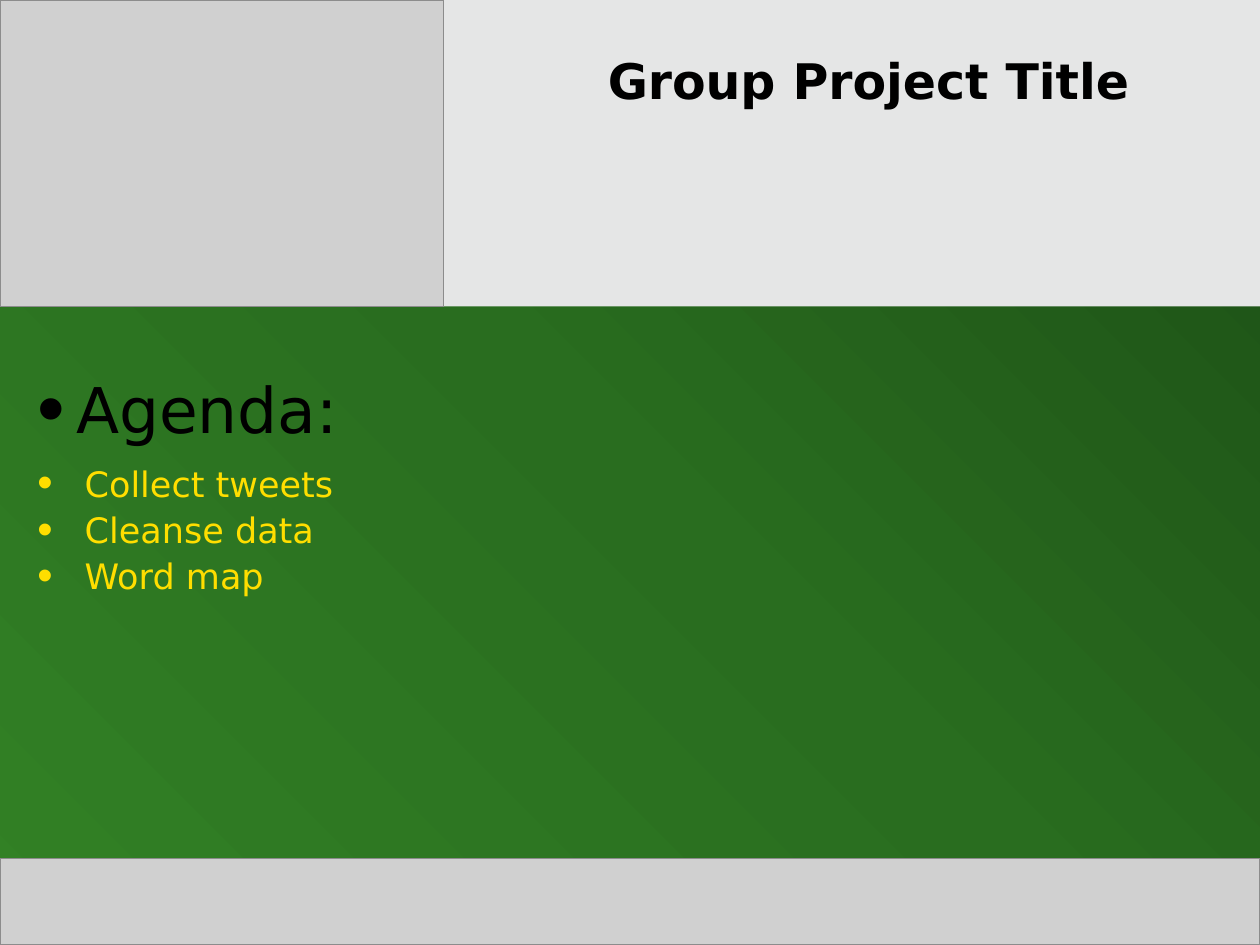
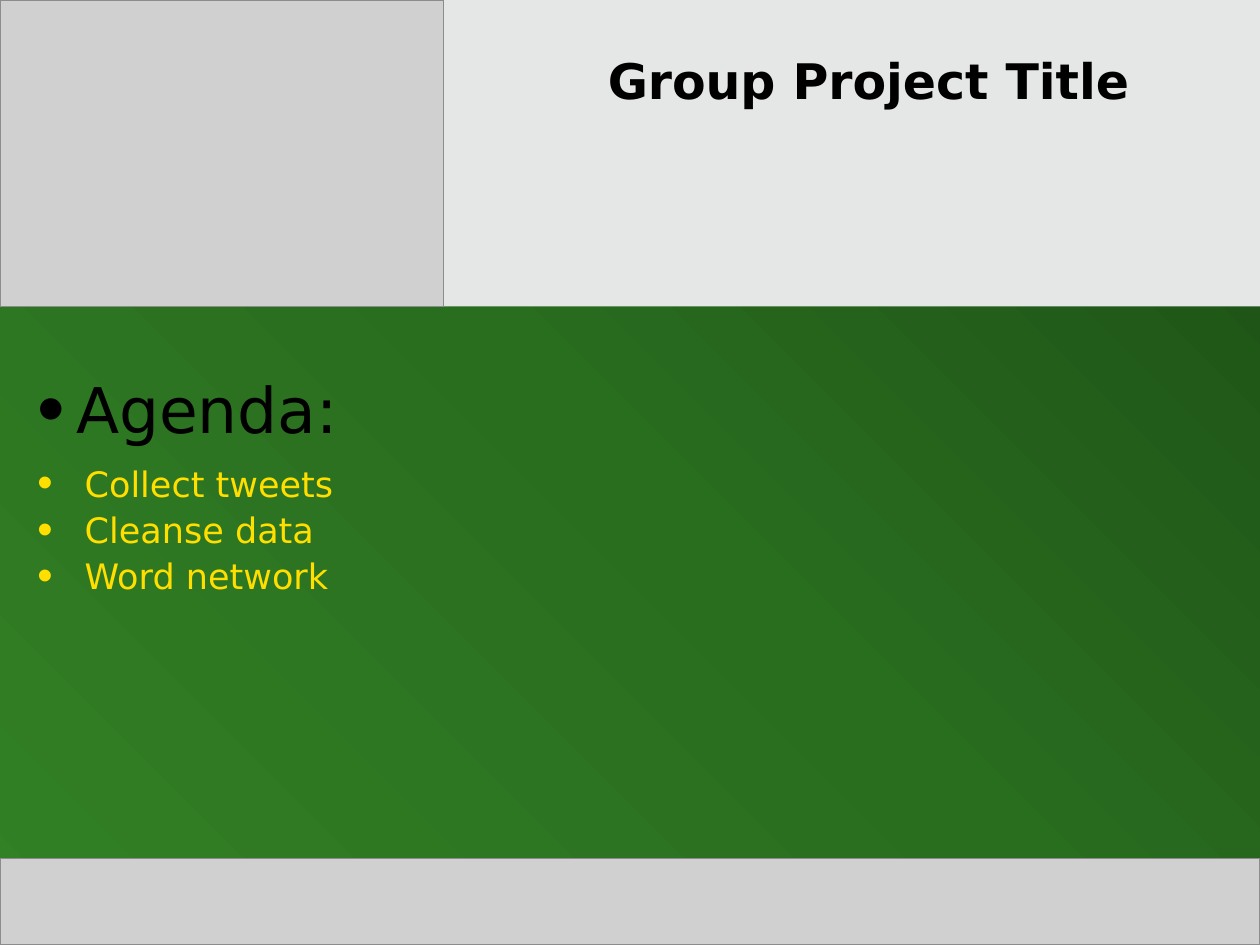
Before and after one commit to MSCI-6060-RTweet-Project/Main, a slide deck: slide 1 of Group Project Presentation.pptx. Drawn at 1260x945 pixels with LibreOffice and Linux fonts; fonts in the diff are those of the drawing; grey boxes stand for pictures; background and template pictures are left out. Boxes give left, top, right and bottom in pixels: in the first picture for what was removed or moved away, otherwise in the second. Text is boxed around its words. In the diff, an @@ line names an element or a change of style, - is before the commit and + after.

```diff
--- a/Group Project Presentation.pptx
+++ b/Group Project Presentation.pptx
@@ subtitle at (85,562,328,590): text changed @@
-• Word map
+• Word network
```
